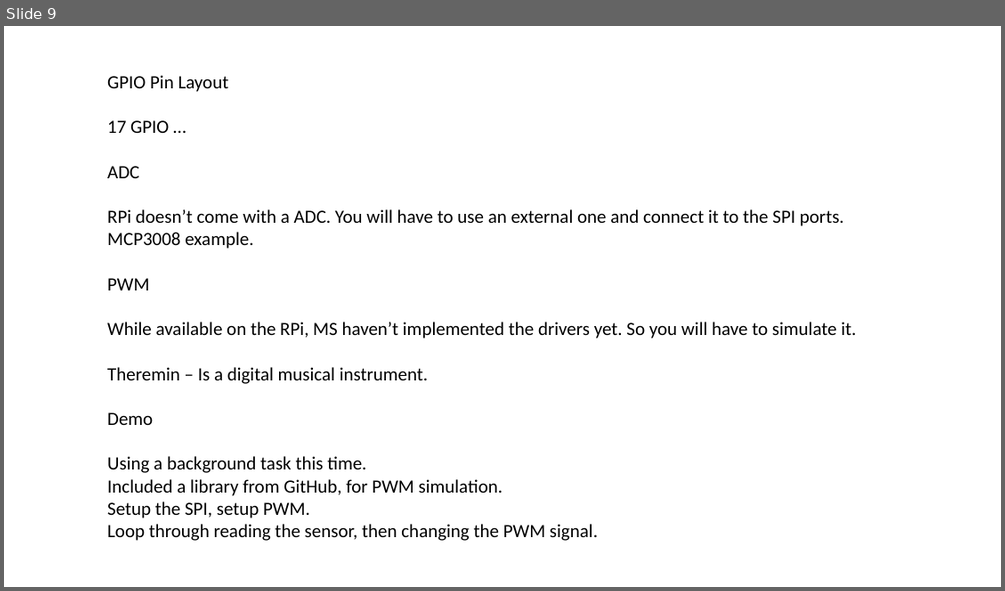
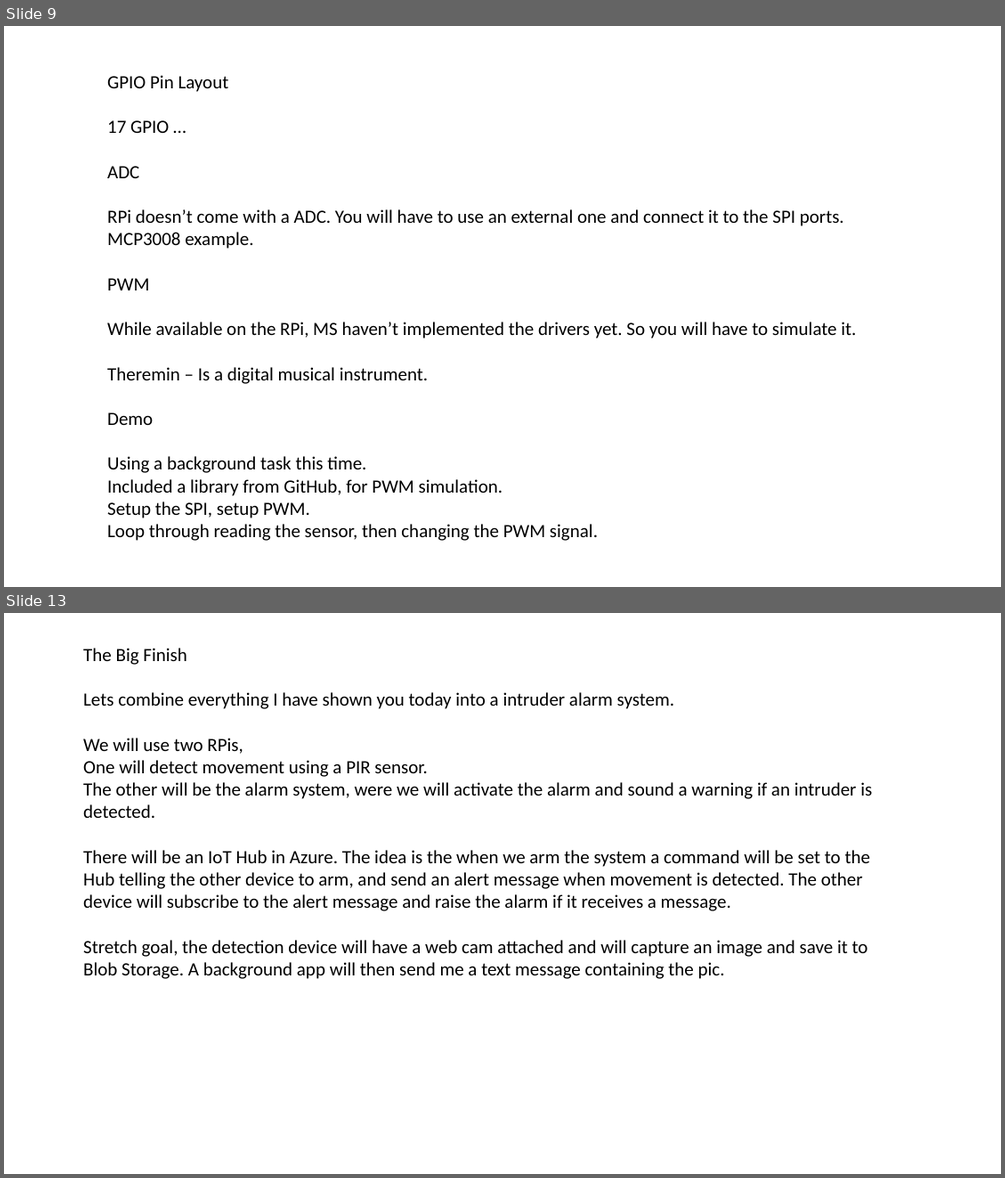
Before and after one commit to ritasker/Presentations-Archive, a slide deck: Current/WindowsOnRaspberryPi/Win10onTheRaspPi.pptx. Shown one above the other, each under a label of ours: slide 9 before the commit, slides 9 and 13 after it; the slides between them are not shown. The pictures are 1005x591 and 1005x1178 pixels, drawn with LibreOffice and Linux fonts; fonts in the diff are those of the drawing; background and template pictures are left out. Boxes give left, top, right and bottom in pixels: in the first picture for what was removed or moved away, otherwise in the second. Text is boxed around its words. In the diff, an @@ line names an element or a change of style, - is before the commit and + after.

Commit message:
New content and a new image

```diff
--- a/Current/WindowsOnRaspberryPi/Win10onTheRaspPi.pptx
+++ b/Current/WindowsOnRaspberryPi/Win10onTheRaspPi.pptx
@@ slide 13 added at [4, 613, 1001, 1174], background picture (left out) @@
@@ text added at [83, 648, 872, 979], 18 pt, text #000000 @@
+The Big Finish
+Lets combine everything I have shown you today into a intruder alarm system.
+We will use two RPis,
+One will detect movement using a PIR sensor.
+The other will be the alarm system, were we will activate the alarm and sound a warning if an intruder is detected.
+There will be an IoT Hub in Azure. The idea is the when we arm the system a command will be set to the Hub telling the other device to arm, and send an alert message when movement is detected. The other device will subscribe to the alert message and raise the alarm if it receives a message.
+Stretch goal, the detection device will have a web cam attached and will capture an image and save it to Blob Storage. A background app will then send me a text message containing the pic.
```
Also in this commit, not shown: 1 slide changed, 4 other slides added, 1 other file.
